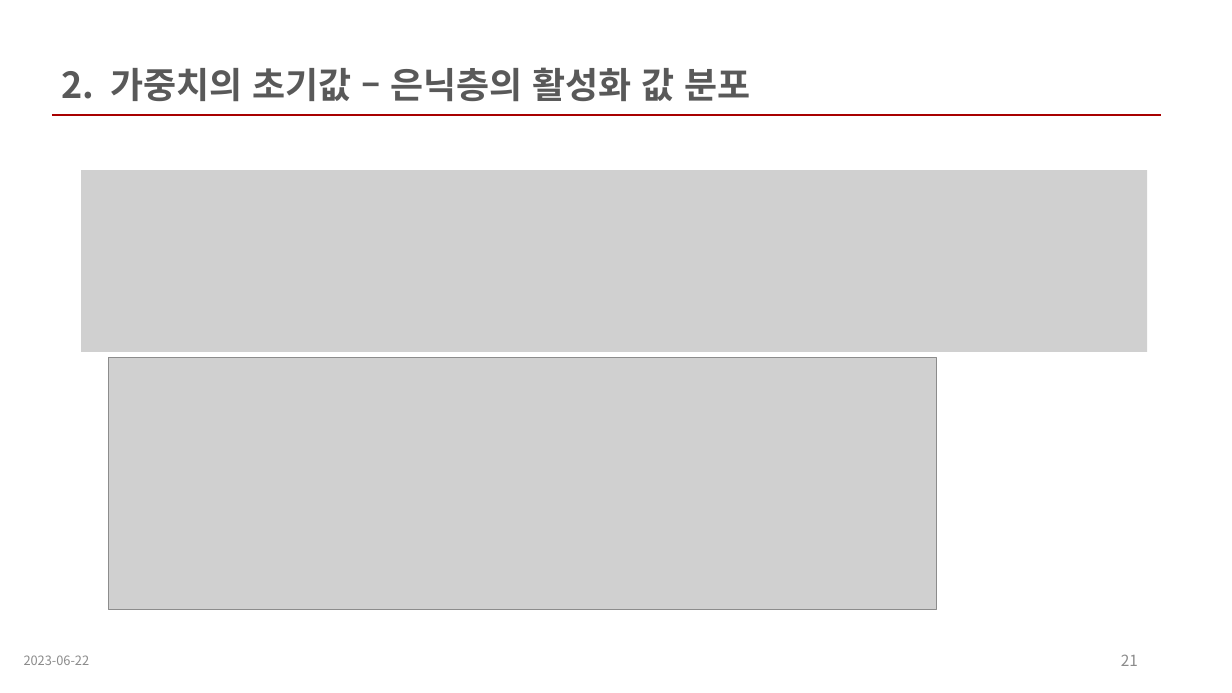
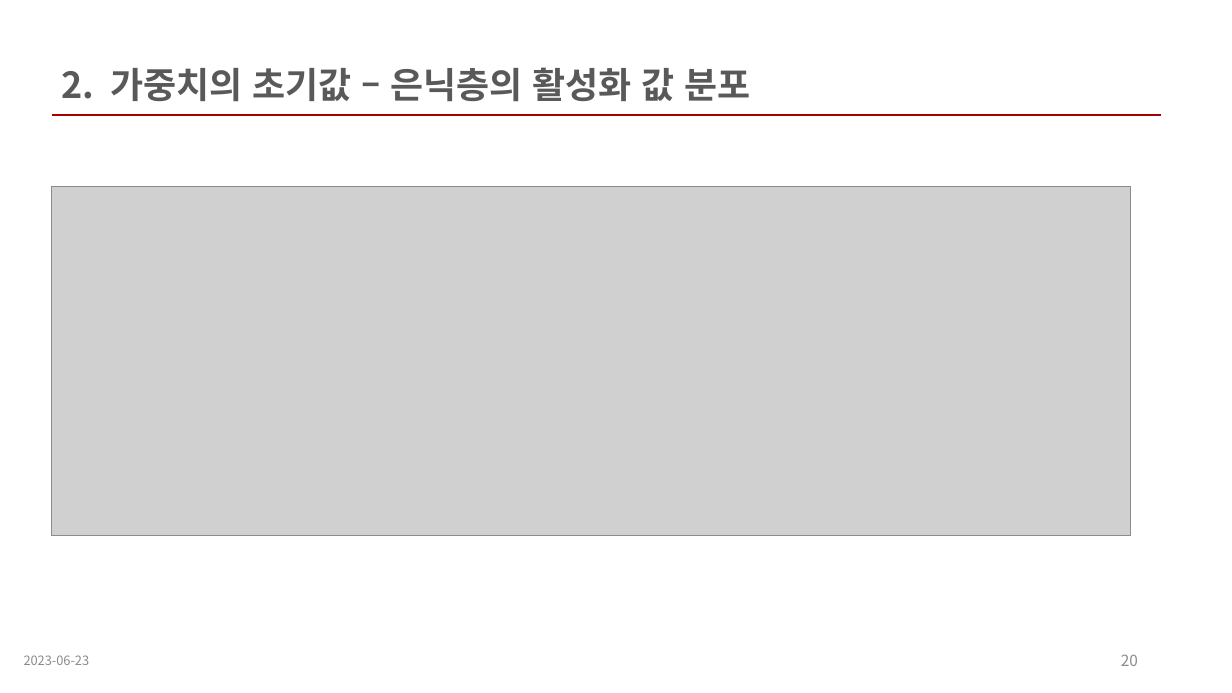
Before and after one commit to wkdnffla3/Dev_doc, a slide deck: slide 20 of deep_learning/DL_ppt/6_technique.pptx (slide 21 before the commit). Drawn at 1232x693 pixels with LibreOffice and Linux fonts; fonts in the diff are those of the drawing; grey boxes stand for pictures. Boxes give left, top, right and bottom in pixels: in the first picture for what was removed or moved away, otherwise in the second. Text is boxed around its words. In the diff, an @@ line names an element or a change of style, - is before the commit and + after.

```diff
--- a/deep_learning/DL_ppt/6_technique.pptx
+++ b/deep_learning/DL_ppt/6_technique.pptx
@@ picture removed at box(81, 170, 1148, 352) @@
@@ picture added at box(52, 187, 1131, 536) @@
@@ picture removed at box(108, 358, 936, 609) @@
@@ text at box(24, 655, 90, 665): text changed @@
-2023-06-22
+2023-06-23
@@ page number at box(1121, 654, 1138, 666): text changed @@
-21
+20
```
Also in this commit, not shown: 20 other slides changed, 17 slides added, 13 slides removed, 1 other file.
